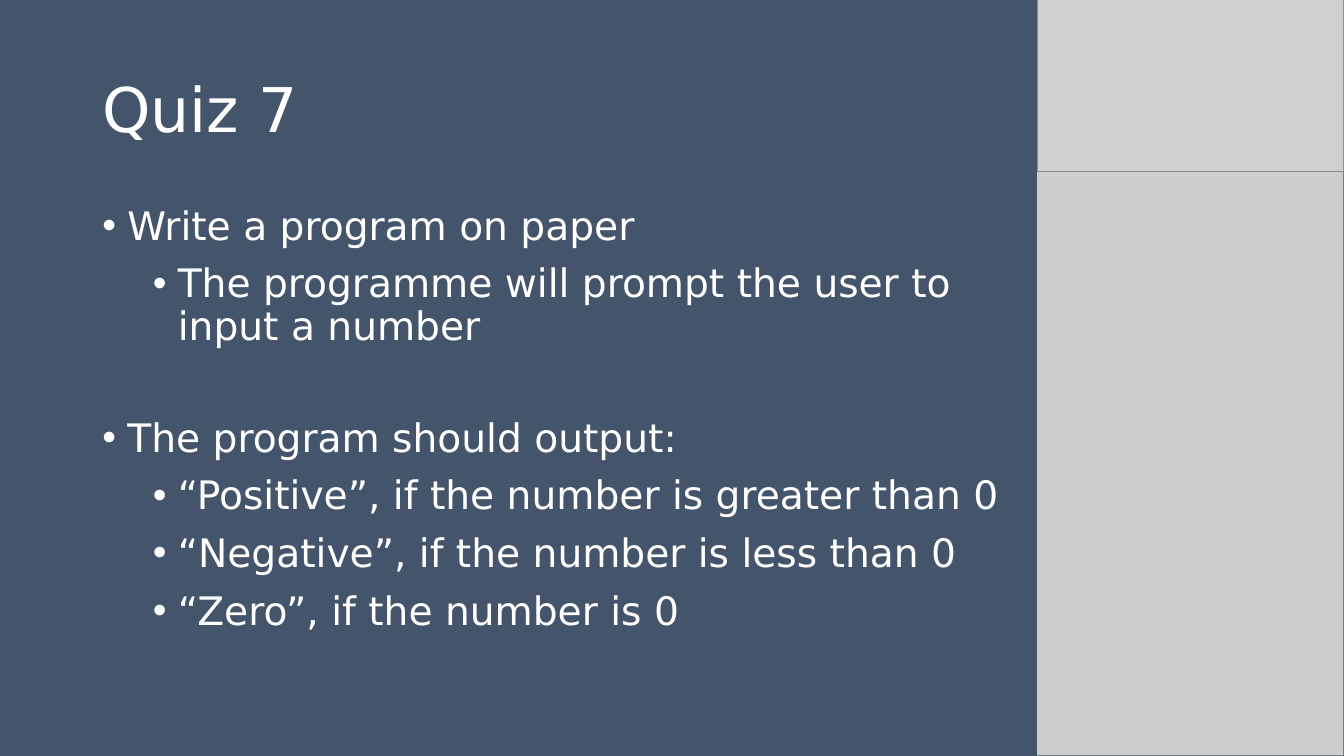
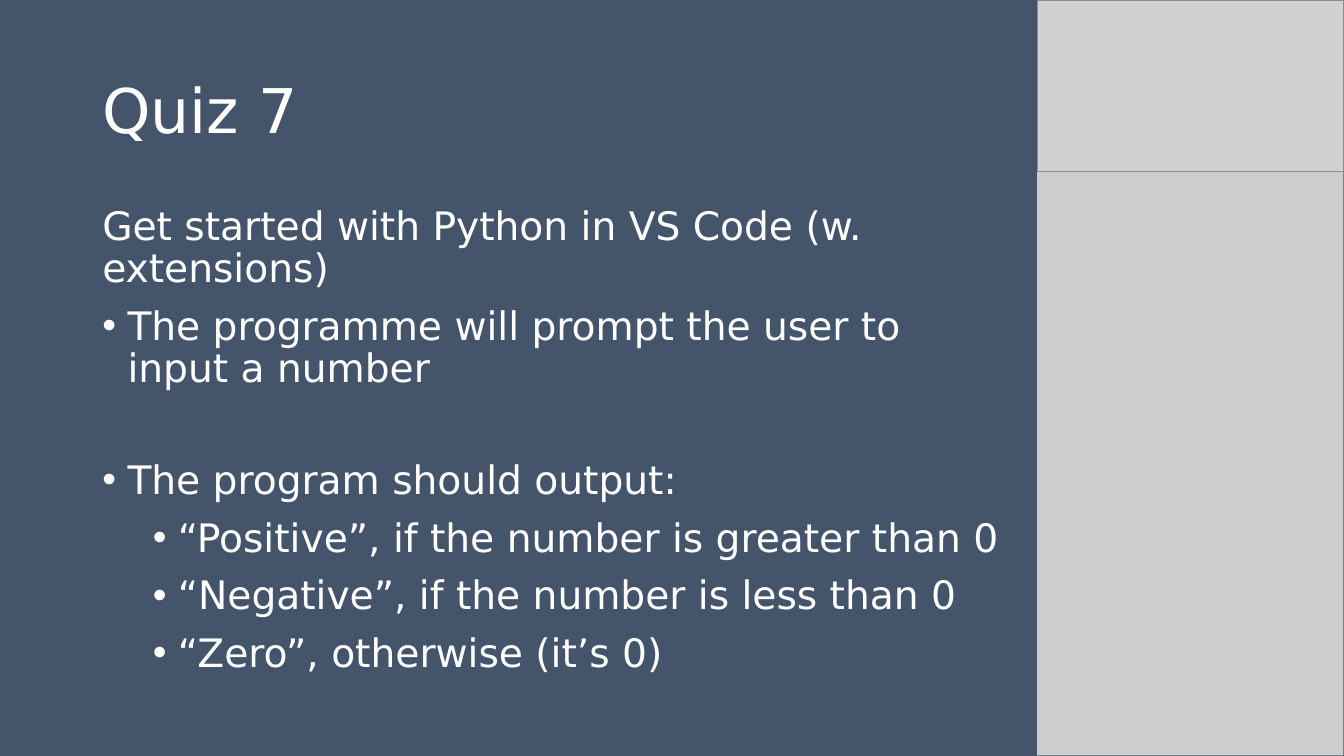
Before and after one commit to ale66/learn-coding, a slide deck: slide 8 of 02-get_started+syntax/d-conditionals.pptx. Drawn at 1344x756 pixels with LibreOffice and Linux fonts; fonts in the diff are those of the drawing; grey boxes stand for pictures. Boxes give left, top, right and bottom in pixels: in the first picture for what was removed or moved away, otherwise in the second. Text is boxed around its words. In the diff, an @@ line names an element or a change of style, - is before the commit and + after.

```diff
--- a/02-get_started+syntax/d-conditionals.pptx
+++ b/02-get_started+syntax/d-conditionals.pptx
@@ text at (102, 210, 862, 287): text changed @@
-• Write a program on paper
+Get started with Python in VS Code (w. extensions)
@@ text at (128, 310, 900, 390): list level 2 to 1 in "The programme will prompt the ..." @@
@@ text at (178, 637, 662, 672): text changed @@
-  • “Zero”, if the number is 0
+  • “Zero”, otherwise (it’s 0)
```
Also in this commit, not shown: 5 other files.
